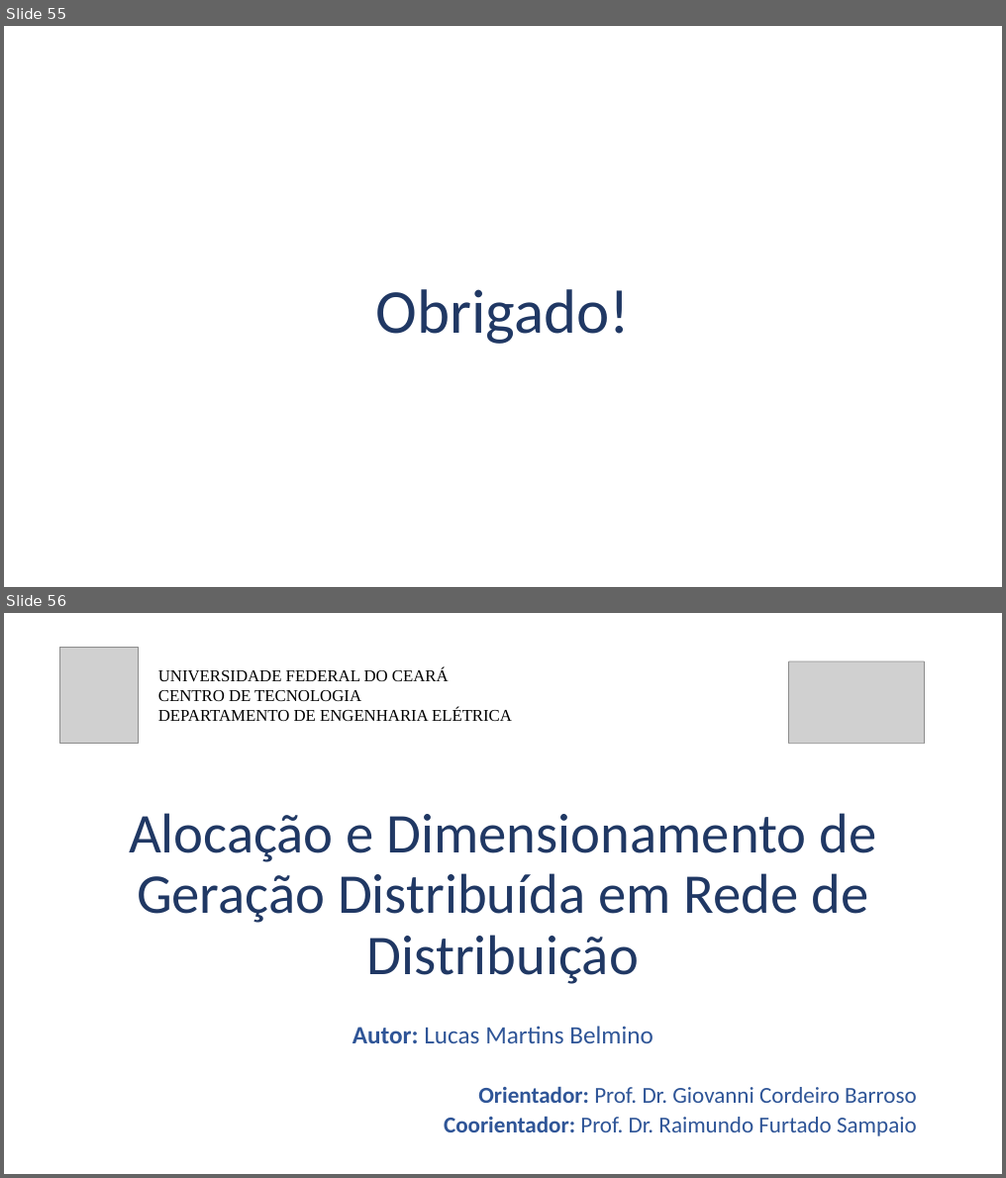
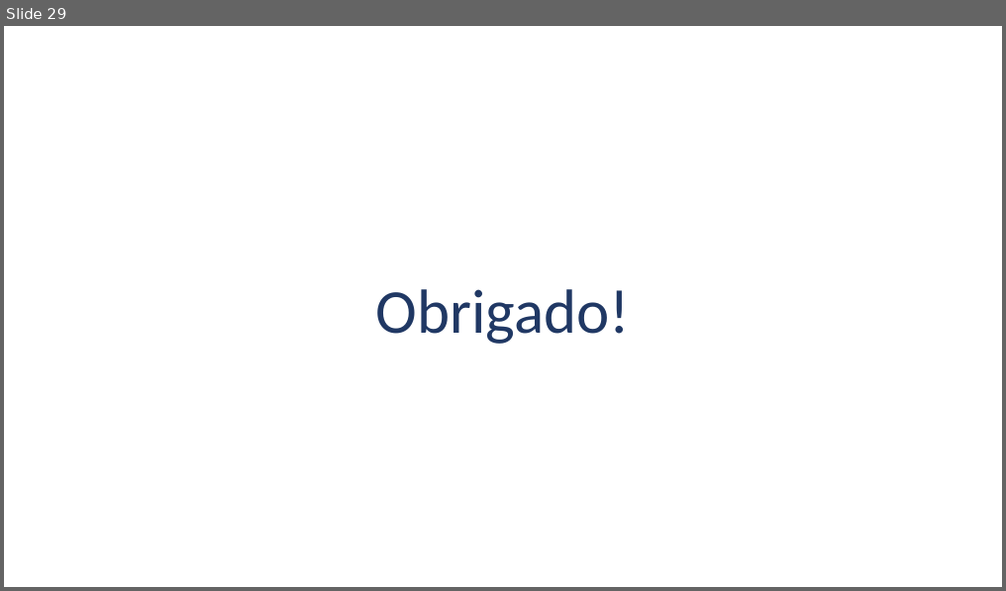
Before and after one commit to belmino15/case_selecao, a slide deck: Apresentação_Case.pptx. Shown one above the other, each under a label of ours: slides 55 and 56 before the commit, slide 29 after it. The pictures are 1006x1178 and 1006x591 pixels, drawn with LibreOffice and Linux fonts; fonts in the diff are those of the drawing; grey boxes stand for pictures. Boxes give left, top, right and bottom in pixels: in the first picture for what was removed or moved away, otherwise in the second. Text is boxed around its words. In the diff, an @@ line names an element or a change of style, - is before the commit and + after.

```diff
--- a/Apresentação_Case.pptx
+++ b/Apresentação_Case.pptx
@@ slide 56 removed at box(4, 613, 1002, 1174), background #FFFFFF @@
@@ picture removed at box(59, 648, 138, 744) @@
@@ text removed at box(158, 668, 512, 721) @@
-UNIVERSIDADE FEDERAL DO CEARÁ
-CENTRO DE TECNOLOGIA
-DEPARTAMENTO DE ENGENHARIA ELÉTRICA
@@ picture removed at box(788, 662, 924, 744) @@
@@ title removed at box(129, 813, 876, 984) @@
-Alocação e Dimensionamento de Geração Distribuída em Rede de Distribuição
@@ subtitle removed at box(352, 1026, 652, 1044) @@
-Autor: Lucas Martins Belmino
@@ text removed at box(444, 1086, 917, 1137) @@
-Orientador: Prof. Dr. Giovanni Cordeiro Barroso
-Coorientador: Prof. Dr. Raimundo Furtado Sampaio
@@ what was slide 55 is now slide 29 @@
```
Also in this commit, not shown: 28 slides added, 54 other slides removed.
